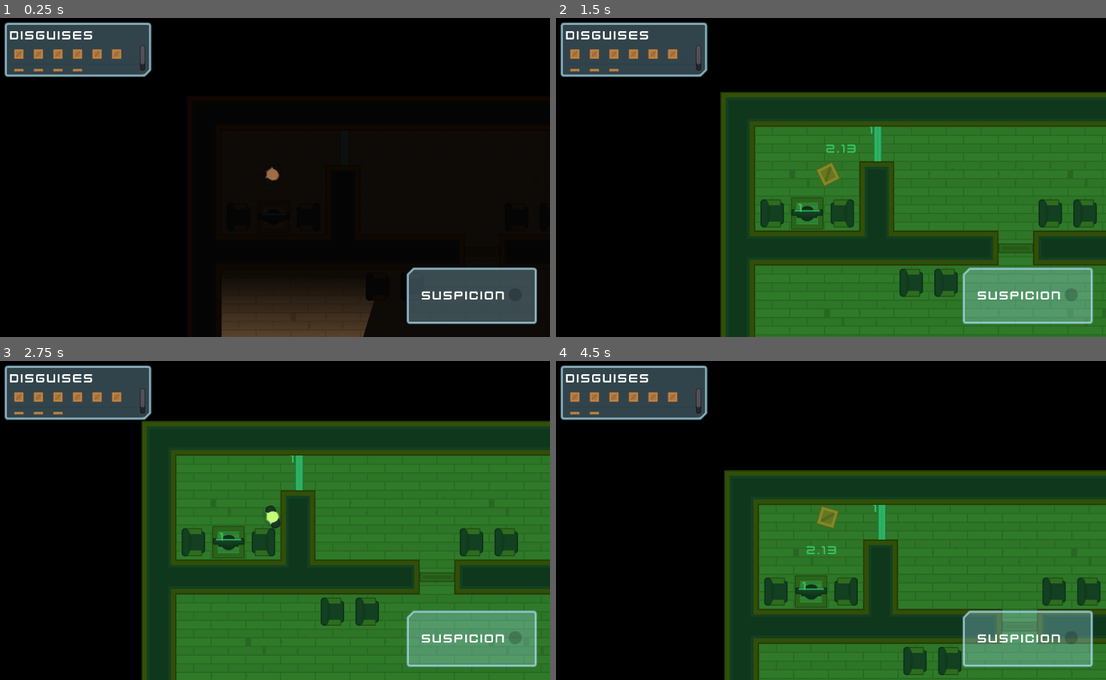
Above: before the commit, frames 1-4 (two rows, left to right).
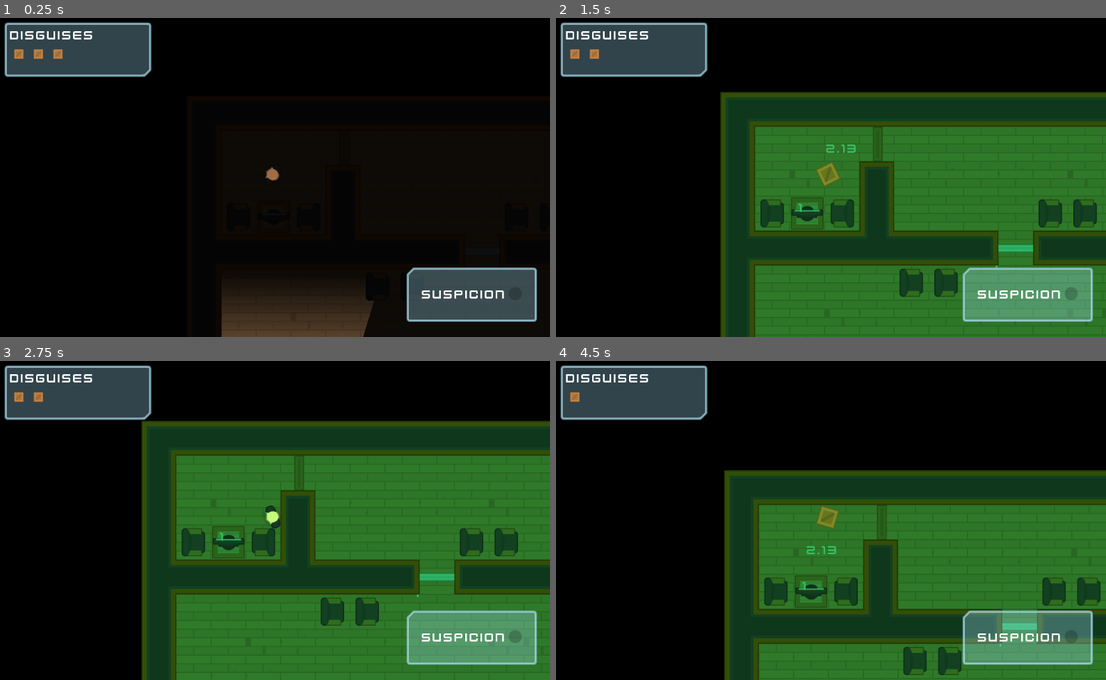
Above: after the commit, the same moments.

Repository: axsaucedo/godot-2d-game
Game: Godot game, scene res://Levels/Level1.tscn
The game is run twice, just before and just after one commit, with the same random seed, the same clock (stepped at 60 frames per second) and the same inputs.
Inputs (mouse positions are in pixels of both pictures, inside the frame that each line leads up to):
- Up to frame 1 (0.25 s): no input
- Up to frame 2 (1.5 s): tap Enter at 0.5 s; move the mouse to (1040, 250) at 0.52 s; hold D (move_right) 0.53-1.28 s; tap E (toggle_disguise) at 0.6 s; click (1040, 250) at 0.67 s; move the mouse to (880, 148) at 1.27 s; hold S (move_down) from 1.28 s (still down); tap Space (toggle_vision_mode) at 1.35 s; click (880, 148) at 1.42 s
- Up to frame 3 (2.75 s): move the mouse to (247, 526) at 2.02 s; release S (move_down) at 2.03 s; hold D (move_right) from 2.03 s (still down); tap E (toggle_disguise) at 2.1 s; click (247, 526) at 2.17 s
- Up to frame 4 (4.5 s): tap Space (toggle_vision_mode) at 2.75, 2.85, 4.35 s; move the mouse to (798, 581) at 2.77 s; release D (move_right) at 2.78 s; hold W (move_up) 2.78-3.53 s; click (798, 581) at 2.92 s; move the mouse to (996, 565) at 3.52 s; hold A (move_left) from 3.53 s (still down); tap E (toggle_disguise) at 3.6 s; move the mouse to (660, 469) at 4.27 s

The runs differ from the first frame. In frame 1, 0.8% of the frame differs, in the area x 2-98%, y 8-97%; in frame 2, 1.3%; in frame 3, 1.3%; in frame 4, 1.3%.
Error in both runs: Invalid get index '0' (on base: 'PoolVector2Array'). (res://Characters/NPCs/Guard.gd:22)

Commit message:
Added loot

Diff:
--- a/Characters/NPCs/PlayerDetection.gd
+++ b/Characters/NPCs/PlayerDetection.gd
@@ -23,7 +23,6 @@
 
 	if abs(direction_to_Player.angle_to(npc_facing_direction)) < deg2rad(FOV_TOLERANCE):
 		return true
-		print("here")
 	else:
 		return false
 
--- a/Interface/DisguiseDisplay.gd
+++ b/Interface/DisguiseDisplay.gd
@@ -3,7 +3,6 @@
 const BOX_SPRITE = "res://assets/GFX/PNG/Tiles/tile_130.png"
 
 func update_disguises(number):
-	print(number)
 	clear()
 	for disguises in range(number):
 		add_icon_item(load(BOX_SPRITE), false)
--- a/Interface/GUI.tscn
+++ b/Interface/GUI.tscn
@@ -7,6 +7,8 @@
 [ext_resource path="res://Interface/SuspicionMeter.gd" type="Script" id=5]
 [ext_resource path="res://assets/GFX/Interface/PNG/glassPanel_cornerBR.png" type="Texture" id=6]
 [ext_resource path="res://Interface/DisguiseDisplay.gd" type="Script" id=7]
+[ext_resource path="res://assets/GFX/Interface/PNG/glassPanel_cornerTR.png" type="Texture" id=8]
+[ext_resource path="res://Interface/LootContainer.gd" type="Script" id=9]
 
 [node name="GUI" type="CanvasLayer"]
 
@@ -70,7 +72,7 @@
 margin_left = -264.0
 margin_top = -128.0
 margin_right = -24.0
-margin_bottom = -24.0
+margin_bottom = -28.0
 texture = ExtResource( 2 )
 patch_margin_left = 20
 patch_margin_top = 20
@@ -90,9 +92,9 @@
 
 [node name="HBoxContainer" type="HBoxContainer" parent="Control/SuspicionContainer/CenterContainer"]
 margin_left = 22.0
-margin_top = 32.0
+margin_top = 30.0
 margin_right = 206.0
-margin_bottom = 59.0
+margin_bottom = 57.0
 
 [node name="Label" type="Label" parent="Control/SuspicionContainer/CenterContainer/HBoxContainer"]
 margin_right = 156.0
@@ -112,3 +114,51 @@
 texture_progress = ExtResource( 1 )
 fill_mode = 4
 script = ExtResource( 5 )
+
+[node name="LootContainer" type="NinePatchRect" parent="Control" groups=[
+"Interface",
+]]
+anchor_top = 1.0
+anchor_bottom = 1.0
+margin_left = 20.0
+margin_top = -120.0
+margin_right = 290.0
+margin_bottom = -20.0
+texture = ExtResource( 8 )
+patch_margin_left = 12
+patch_margin_top = 12
+patch_margin_right = 12
+patch_margin_bottom = 12
+script = ExtResource( 9 )
+__meta__ = {
+"_edit_use_anchors_": false
+}
+
+[node name="VBoxContainer" type="VBoxContainer" parent="Control/LootContainer"]
+anchor_right = 1.0
+anchor_bottom = 1.0
+margin_left = 10.0
+margin_top = 10.0
+margin_right = -10.0
+margin_bottom = -10.0
+__meta__ = {
+"_edit_use_anchors_": false
+}
+
+[node name="Label" type="Label" parent="Control/LootContainer/VBoxContainer"]
+margin_right = 250.0
+margin_bottom = 27.0
+text = "Loot"
+
+[node name="LootList" type="ItemList" parent="Control/LootContainer/VBoxContainer"]
+margin_top = 31.0
+margin_right = 250.0
+margin_bottom = 80.0
+size_flags_horizontal = 3
+size_flags_vertical = 3
+max_columns = 7
+same_column_width = true
+icon_scale = 0.25
+__meta__ = {
+"_edit_use_anchors_": false
+}
--- /dev/null
+++ b/Interface/LootContainer.gd
@@ -0,0 +1,10 @@
+extends NinePatchRect
+
+const BRIEFCASE_SPRITE = "res://assets/GFX/Loot/suitcase.png"
+
+func _ready():
+	visible = false
+
+func collect_loot():
+	visible = true
+	$VBoxContainer/LootList.add_icon_item(load(BRIEFCASE_SPRITE), false)
--- /dev/null
+++ b/Items/Briefcase.gd
@@ -0,0 +1,7 @@
+extends Area2D
+
+signal collect_briefcase
+
+func _on_Briefcase_body_entered(body):
+	emit_signal("collect_briefcase")
+	queue_free()
--- /dev/null
+++ b/Items/Briefcase.tscn
@@ -0,0 +1,19 @@
+[gd_scene load_steps=4 format=2]
+
+[ext_resource path="res://assets/GFX/Loot/suitcase.png" type="Texture" id=1]
+[ext_resource path="res://Items/Briefcase.gd" type="Script" id=2]
+
+[sub_resource type="RectangleShape2D" id=1]
+extents = Vector2( 64, 56 )
+
+[node name="Briefcase" type="Area2D"]
+scale = Vector2( 0.5, 0.5 )
+collision_layer = 0
+script = ExtResource( 2 )
+
+[node name="Sprite" type="Sprite" parent="."]
+texture = ExtResource( 1 )
+
+[node name="CollisionShape2D" type="CollisionShape2D" parent="."]
+shape = SubResource( 1 )
+[connection signal="body_entered" from="." to="." method="_on_Briefcase_body_entered"]
--- /dev/null
+++ b/Items/Exit.gd
@@ -0,0 +1,7 @@
+extends ColorRect
+
+
+
+func _on_Area2D_body_entered(body):
+	if body.has_node("briefcase"):
+		print("You have a briefcase")
--- /dev/null
+++ b/Items/Exit.tscn
@@ -0,0 +1,36 @@
+[gd_scene load_steps=4 format=2]
+
+[ext_resource path="res://Interface/Theme.tres" type="Theme" id=1]
+[ext_resource path="res://Items/Exit.gd" type="Script" id=2]
+
+[sub_resource type="RectangleShape2D" id=1]
+extents = Vector2( 144, 56 )
+
+[node name="Exit" type="ColorRect"]
+modulate = Color( 1, 1, 1, 0.458824 )
+margin_right = 288.0
+margin_bottom = 112.0
+color = Color( 0.592157, 0.992157, 1, 1 )
+script = ExtResource( 2 )
+__meta__ = {
+"_edit_use_anchors_": false
+}
+
+[node name="Area2D" type="Area2D" parent="."]
+position = Vector2( 144, 56 )
+collision_layer = 0
+
+[node name="CollisionShape2D" type="CollisionShape2D" parent="Area2D"]
+shape = SubResource( 1 )
+
+[node name="Label" type="Label" parent="."]
+margin_left = 112.0
+margin_top = 40.0
+margin_right = 180.0
+margin_bottom = 67.0
+theme = ExtResource( 1 )
+text = "Exit"
+__meta__ = {
+"_edit_use_anchors_": false
+}
+[connection signal="body_entered" from="Area2D" to="." method="_on_Area2D_body_entered"]
--- a/Levels/Level1.tscn
+++ b/Levels/Level1.tscn
@@ -6,6 +6,7 @@
 [ext_resource path="res://Doors/Door.tscn" type="PackedScene" id=4]
 [ext_resource path="res://Doors/LockedDoor.tscn" type="PackedScene" id=5]
 [ext_resource path="res://Computer/Computer.tscn" type="PackedScene" id=6]
+[ext_resource path="res://Items/Briefcase.tscn" type="PackedScene" id=7]
 
 [node name="TemplateLevel" instance=ExtResource( 1 )]
 
@@ -51,7 +52,6 @@
 
 [node name="Player" parent="." index="1"]
 disguise_duration = 3
-number_of_disguises = 10
 
 [node name="Camera" parent="Cameras" index="0" instance=ExtResource( 2 )]
 position = Vector2( 856.187, 153.467 )
@@ -77,7 +77,8 @@
 rotation = 4.71239
 
 [node name="Door" parent="Doors" index="0" instance=ExtResource( 4 )]
-position = Vector2( 544, 288 )
+position = Vector2( 290, 96 )
+rotation = 1.5708
 
 [node name="Door2" parent="Doors" index="1" instance=ExtResource( 4 )]
 position = Vector2( 928, 288 )
@@ -90,11 +91,24 @@
 rotation = 1.5708
 
 [node name="LockedDoor" parent="LockedDoors" index="0" instance=ExtResource( 5 )]
-position = Vector2( 290, 96 )
-rotation = 1.5708
+position = Vector2( 544, 288 )
 
 [node name="Computer" parent="Computers" index="0" instance=ExtResource( 6 )]
 position = Vector2( 160, 240 )
 rotation = -1.5708
 lock_group = "1"
+
+[node name="Exit" parent="." index="9"]
+margin_left = 1248.0
+margin_top = 61.0
+margin_right = 1544.0
+margin_bottom = 181.0
+
+[node name="Loot" type="Node" parent="." index="10"]
+
+[node name="Briefcase" parent="Loot" index="0" instance=ExtResource( 7 )]
+position = Vector2( 1104, 104 )
 [connection signal="combination" from="Computers/Computer" to="LockedDoors/LockedDoor" method="_on_Computer_combination"]
+[connection signal="collect_briefcase" from="Loot/Briefcase" to="Player" method="_on_Briefcase_collect_briefcase"]
+
+[editable path="LockedDoors/LockedDoor"]
--- a/Levels/TemplateLevel.tscn
+++ b/Levels/TemplateLevel.tscn
@@ -1,10 +1,11 @@
-[gd_scene load_steps=15 format=2]
+[gd_scene load_steps=16 format=2]
 
 [ext_resource path="res://Tiles/Tiles.tres" type="TileSet" id=1]
 [ext_resource path="res://Characters/Player.tscn" type="PackedScene" id=2]
 [ext_resource path="res://assets/GFX/Tilesheet/tilesheet_complete.png" type="Texture" id=3]
 [ext_resource path="res://Interface/VisionMode.tscn" type="PackedScene" id=4]
 [ext_resource path="res://Interface/GUI.tscn" type="PackedScene" id=5]
+[ext_resource path="res://Items/Exit.tscn" type="PackedScene" id=6]
 
 [sub_resource type="OccluderPolygon2D" id=1]
 polygon = PoolVector2Array( 0, 0, 64, 0, 64, 64, 0, 64 )
@@ -154,3 +155,5 @@
 [node name="Computers" type="Node" parent="."]
 
 [node name="GUI" parent="." instance=ExtResource( 5 )]
+
+[node name="Exit" parent="." instance=ExtResource( 6 )]
--- a/Player.gd
+++ b/Player.gd
@@ -15,6 +15,7 @@
 export var disguise_slowdown = 0.25
 export var disguise_duration = 5
 export var number_of_disguises = 3
+
 
 func _ready():
 	AudioServer.set_bus_volume_db(0, -12)
@@ -80,3 +81,9 @@
 
 func update_disguise_display():
 	get_tree().call_group("DisguiseDisplay", "update_disguises", number_of_disguises)
+
+func _on_Briefcase_collect_briefcase():
+	var loot = Node.new()
+	loot.set_name("briefcase")
+	add_child(loot)
+	get_tree().call_group("Interface", "collect_loot")
Not shown: 1 places in Interface/GUI.tscn that only renumber resources
Not shown: 2 places in Interface/Numpad.tscn that only renumber resources
Not shown: 1 places in Levels/Level1.tscn that only renumber resources
